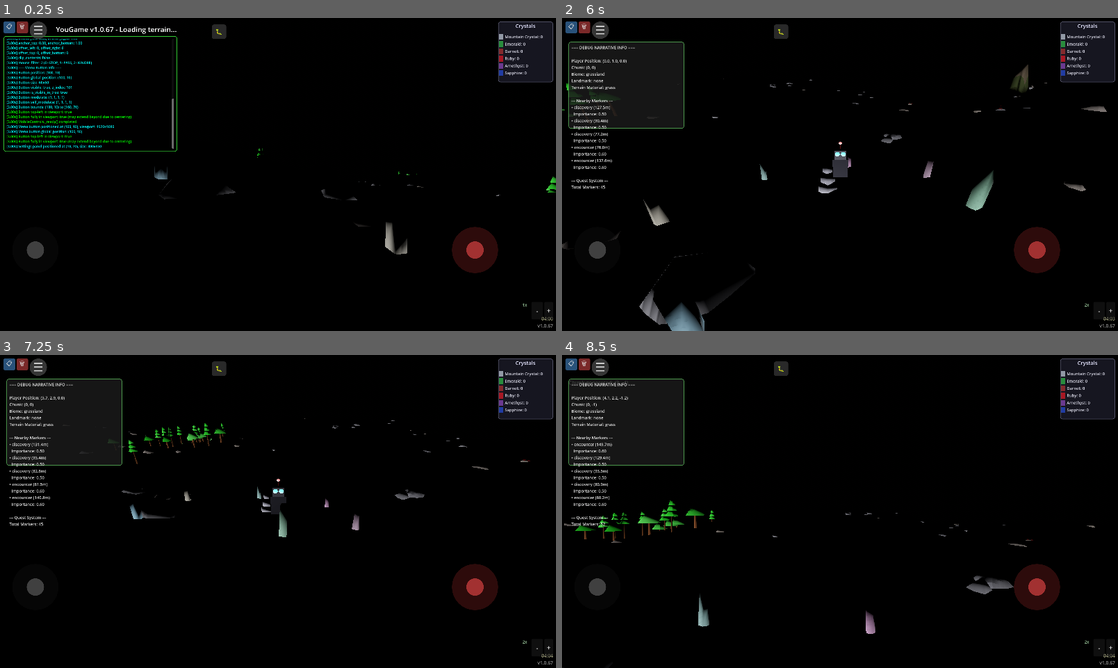
Above: before the commit, frames 1-4 (two rows, left to right).
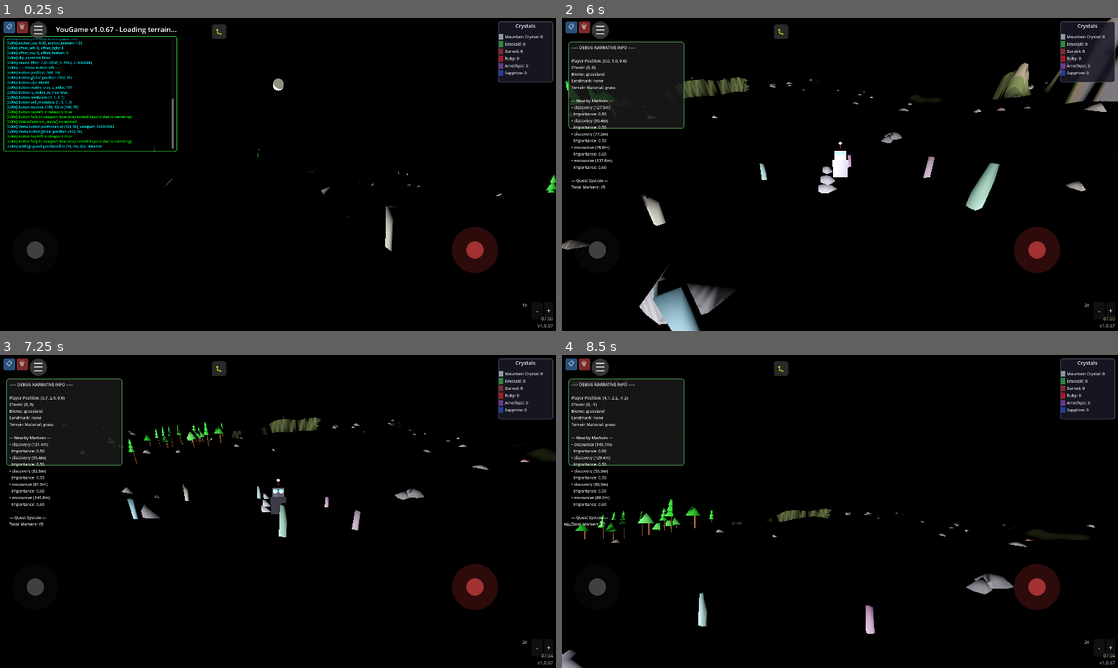
Above: after the commit, the same moments.

Repository: felix-dieterle/YouGame_godot4_public
Game: Godot game, scene res://scenes/main.tscn
Two runs of this game, one before a commit and one after it. Both use one fixed random seed, a clock stepped at 60 frames per second and the inputs below.
Inputs (mouse positions are in pixels of both pictures, inside the frame that each line leads up to):
- Up to frame 1 (0.25 s): no input
- Up to frame 2 (6 s): click "📋" at 0.5 s; click "🗑" at 1.25 s; click "-" at 2 s; click "+" at 2.75 s; click "☰" at 3.5 s; click "▶ Resume Game" at 4.25 s; click "🐛" at 5 s; tap Enter at 5.75 s; move the mouse to (962, 158) at 5.77 s; hold Right (ui_right) from 5.78 s (still down); hold V (toggle_camera_view) from 5.78 s (still down); click (962, 158) at 5.92 s
- Up to frame 3 (7.25 s): release Right (ui_right) at 6.5 s; release V (toggle_camera_view) at 6.5 s; drag from (166, 527) to (250, 574) at 6.52 s
- Up to frame 4 (8.5 s): move the mouse to (895, 442) at 7.27 s; hold Right (ui_right) 7.28-8 s; hold V (toggle_camera_view) 7.28-8 s; drag from (812, 574) to (673, 464) at 8.02 s

The runs differ from the first frame. In frame 1, 0.5% of the frame differs, in the area x 27-100%, y 19-97%; in frame 2, 4.6%, in the area x 0-100%, y 0-100%; in frame 3, 1.6%; in frame 4, 1.7%.

Commit message:
Start game at 7:00 AM with sun 3 hours ahead
Co-authored-by: felix-dieterle <1490062+felix-dieterle@users.noreply.github.com>

Diff:
--- a/scripts/day_night_cycle.gd
+++ b/scripts/day_night_cycle.gd
@@ -426,7 +426,9 @@
             # No save file or error loading, use defaults for first start
             is_locked_out = false
             lockout_end_time = 0.0
-            current_time = 0.0  # Start at sunrise (dawn)
+            # Start 3 hours into the day cycle (sun at 10:00 AM position)
+            # Display will show 7:00 AM due to sun_time_offset_hours = -3.0
+            current_time = DAY_CYCLE_DURATION * (3.0 / DAY_DURATION_HOURS)  # 3 hours into 10-hour day
             time_scale = 2.0  # Start with double speed time progression
 
 
